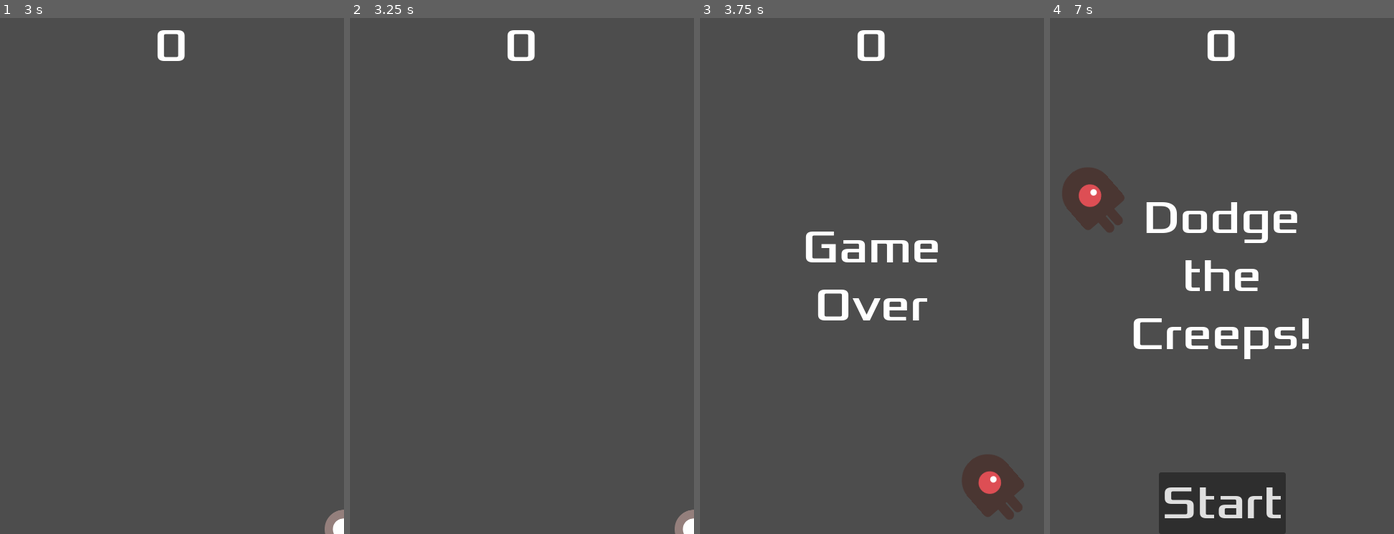
Above: before the commit, frames 1-4 (left to right).
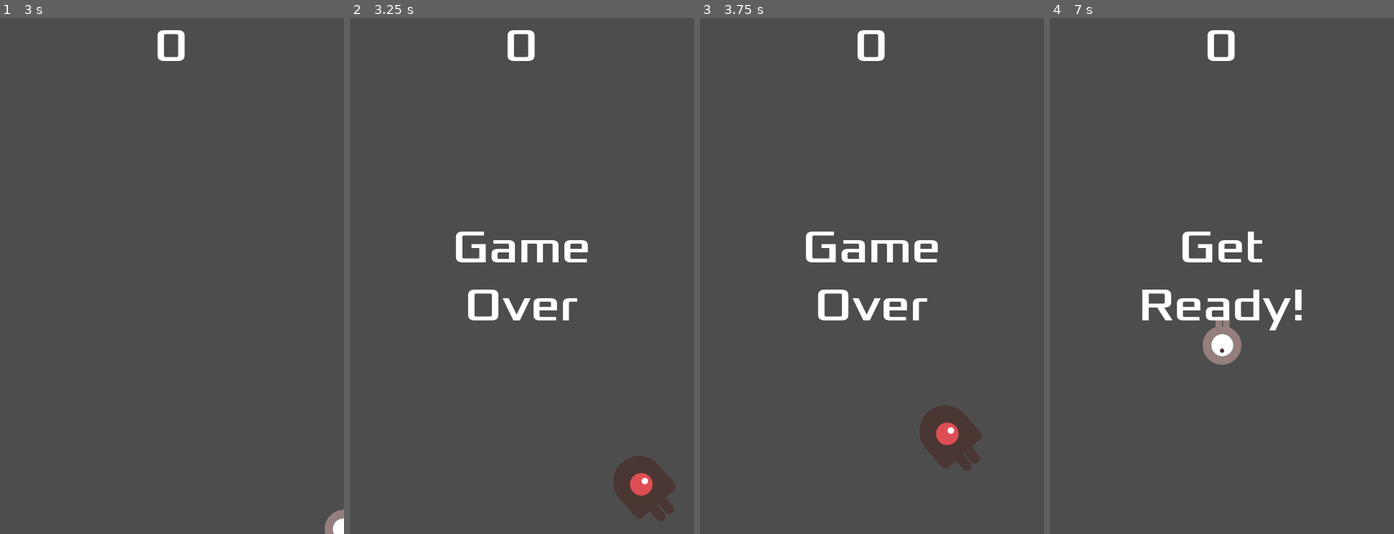
Above: after the commit, the same moments.

Repository: era/first_godot_2d_game
Game: Godot game, scene res://main.tscn
Same seed, same stepped clock (60 frames per second), same inputs: the game is played once before the commit and once after it.
Inputs (mouse positions are in pixels of both pictures, inside the frame that each line leads up to):
- Up to frame 1 (3 s): click "Start" at 0.5 s; tap Enter at 1.25 s; hold Right (move_right) 1.28-2.03 s; hold Down (move_down) 2.03-2.78 s; hold Right (move_right) from 2.78 s (still down)
- Up to frame 2 (3.25 s): keep holding Right (move_right)
- Up to frame 3 (3.75 s): release Right (move_right) at 3.53 s; hold Up (move_up) from 3.53 s (still down)
- Up to frame 4 (7 s): release Up (move_up) at 4.28 s; hold Left (move_left) 4.28-5.78 s; hold Down (move_down) 5.78-6.5 s; click (1222, 503) at 6.5 s, where only the run after the commit has a clickable "Start"

Frame 1 is identical in both runs. In frame 2, 3.5% of the frame differs, in the area x 30-100%, y 41-100%; in frame 3, 3.0%; in frame 4, 11%, in the area x 3-76%, y 29-100%.

Commit message:
uses dynamic body for creeps

Diff:
--- a/main.tscn
+++ b/main.tscn
@@ -16,6 +16,7 @@
 mob_scene = ExtResource("2_n5uil")
 
 [node name="MobTimer" type="Timer" parent="."]
+wait_time = 0.5
 
 [node name="ScoreTimer" type="Timer" parent="."]
 wait_time = 2.0
--- a/mob.tscn
+++ b/mob.tscn
@@ -9,8 +9,8 @@
 [ext_resource type="Texture2D" uid="uid://ce7md3vmc0xar" path="res://art/enemyWalking_2.png" id="6_6eqpn"]
 
 [sub_resource type="CapsuleShape2D" id="CapsuleShape2D_4yr5c"]
-radius = 40.0
-height = 150.0
+radius = 37.0
+height = 100.0
 
 [sub_resource type="SpriteFrames" id="SpriteFrames_ml42l"]
 animations = [{
@@ -48,8 +48,8 @@
 "speed": 3.0
 }]
 
-[node name="RigidBody2D" type="RigidBody2D" groups=["mobs"]]
-mass = 0.26
+[node name="RigidBody2D" type="RigidDynamicBody2D" groups=["mobs"]]
+collision_mask = 0
 gravity_scale = 0.0
 script = ExtResource("1_dltns")
 
